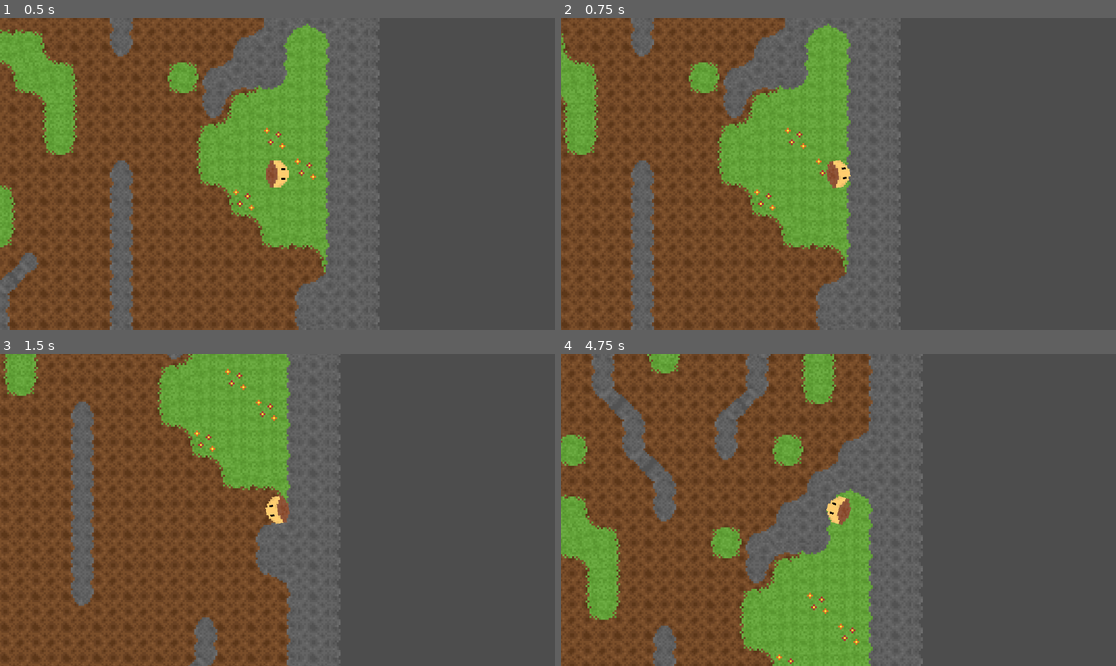
Above: before the commit, frames 1-4 (two rows, left to right).
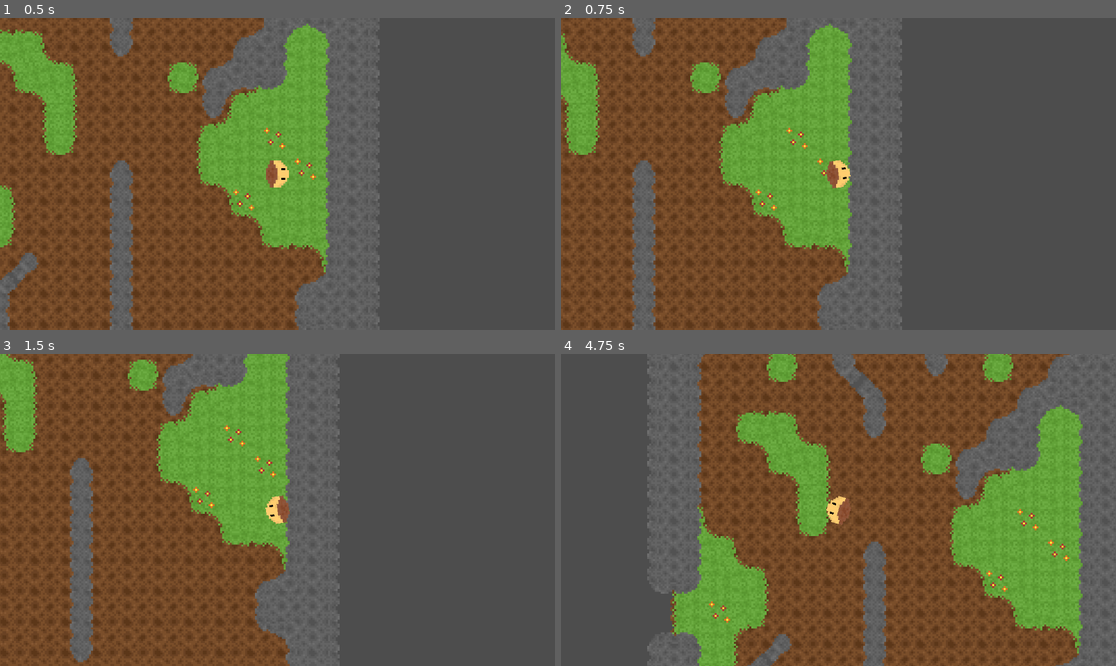
Above: after the commit, the same moments.

Repository: Auseawesome/a-gneiss-expedition
Game: Godot game, scene res://world.tscn
Same seed, same stepped clock (60 frames per second), same inputs: the game is played once before the commit and once after it.
Inputs (mouse positions are in pixels of both pictures, inside the frame that each line leads up to):
- Up to frame 1 (0.5 s): no input
- Up to frame 2 (0.75 s): tap Enter at 0.5 s; move the mouse to (960, 158) at 0.52 s; hold Right (ui_right) from 0.53 s (still down)
- Up to frame 3 (1.5 s): tap Space at 1.25 s; move the mouse to (166, 525) at 1.27 s; release Right (ui_right) at 1.28 s; hold Down (ui_down) from 1.28 s (still down)
- Up to frame 4 (4.75 s): move the mouse to (894, 441) at 2.02 s; release Down (ui_down) at 2.03 s; hold Right (ui_right) 2.03-2.78 s; tap Enter at 2.75 s; move the mouse to (810, 572) at 2.77 s; hold Up (ui_up) 2.78-3.53 s; move the mouse to (1005, 556) at 3.52 s; hold Left (ui_left) from 3.53 s (still down); move the mouse to (672, 463) at 4.27 s

Frame 1 is identical in both runs. In frame 2, 1.8% of the frame differs, in the area x 0-62%, y 0-100%; in frame 3, 16%; in frame 4, 76%, in the area x 0-100%, y 0-100%.

Commit message:
Make player slower

Diff:
--- a/Scripts/player.gd
+++ b/Scripts/player.gd
@@ -2,7 +2,7 @@
 
 extends CharacterBody2D
 
-var speed := 400
+var speed := 100
 
 var max_health := 50
 var current_health: int:
